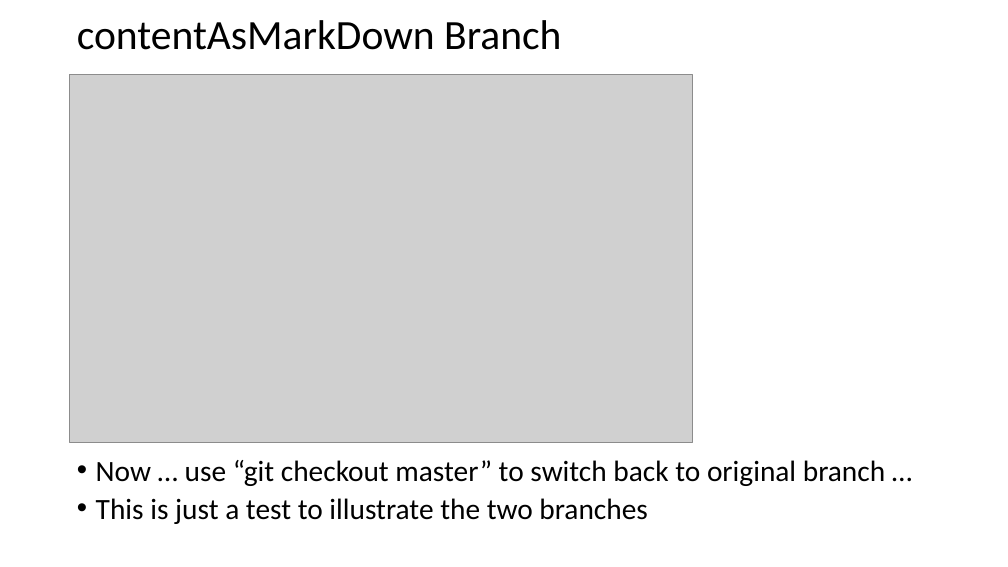
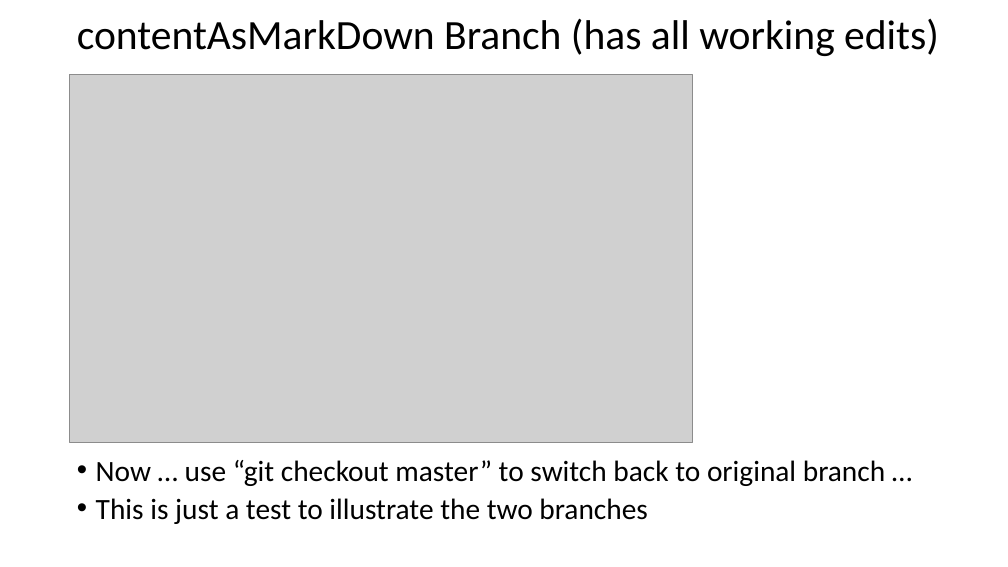
Before and after one commit to TheMitchWorksPro/DevEnv-SetUp-Help, a slide deck: slide 6 of GitHub_win7/Git Branching Example - Lesson3.pptx. Drawn at 1008x567 pixels with LibreOffice and Linux fonts; fonts in the diff are those of the drawing; grey boxes stand for pictures. Boxes give left, top, right and bottom in pixels: in the first picture for what was removed or moved away, otherwise in the second. Text is boxed around its words. In the diff, an @@ line names an element or a change of style, - is before the commit and + after.

Commit message:
branch lesson ppt updated, minor tweaks to .md & all file names shortened for better display on Git

```diff
--- a/GitHub_win7/Git Branching Example - Lesson3.pptx
+++ b/GitHub_win7/Git Branching Example - Lesson3.pptx
@@ title at (x1=77, y1=18, x2=939, y2=56): text changed @@
-contentAsMarkDown Branch
+contentAsMarkDown Branch (has all working edits)
```
Also in this commit, not shown: 1 other slide changed, 8 other files.
